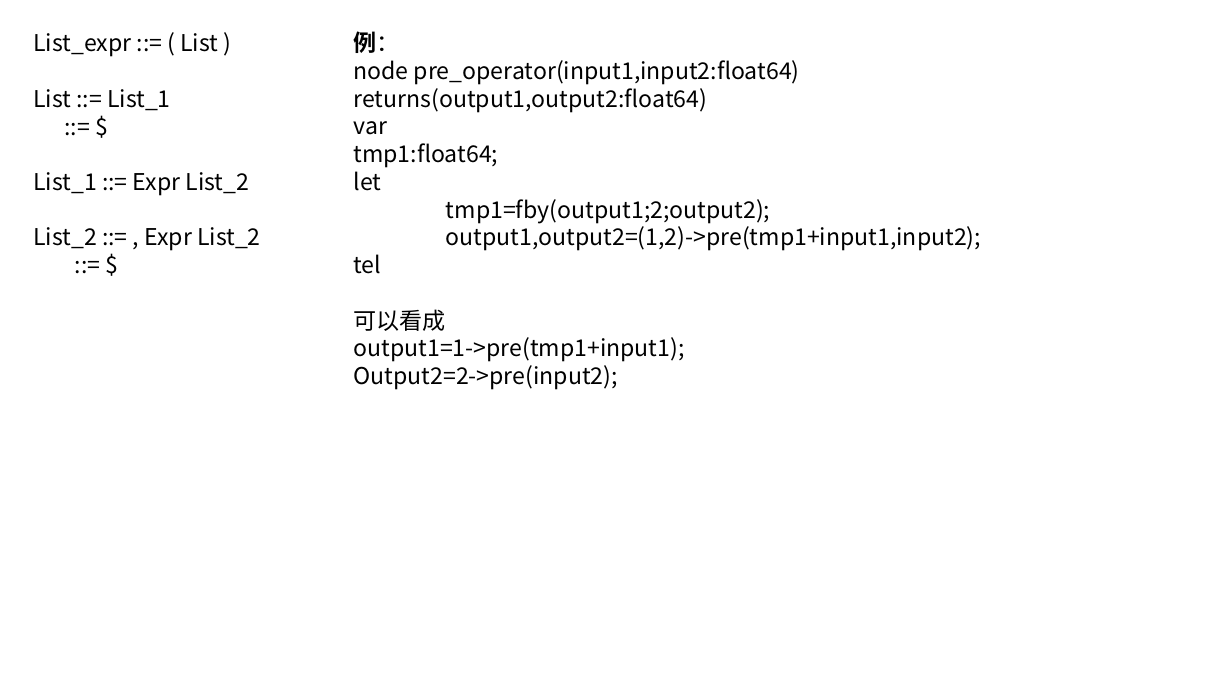
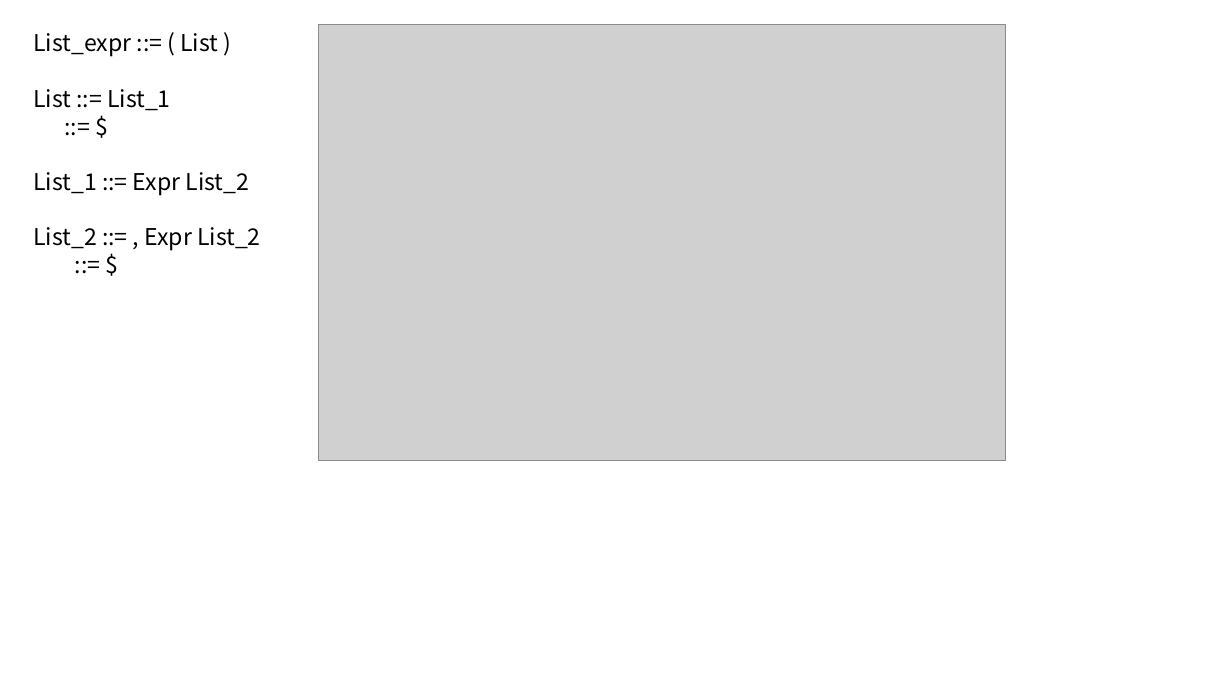
Before and after one commit to 6kuai300gmbzhc/SCADE2C, a slide deck: slide 25 of docs/scade.pptx. Drawn at 1232x693 pixels with LibreOffice and Linux fonts; fonts in the diff are those of the drawing; grey boxes stand for pictures. Boxes give left, top, right and bottom in pixels: in the first picture for what was removed or moved away, otherwise in the second. Text is boxed around its words. In the diff, an @@ line names an element or a change of style, - is before the commit and + after.

```diff
--- a/docs/scade.pptx
+++ b/docs/scade.pptx
@@ picture added at <box>318,24,1005,460</box> @@
@@ text removed at <box>354,31,981,390</box> @@
-例：
-node pre_operator(input1,input2:float64) returns(output1,output2:float64)
-var
-tmp1:float64;
-let
-tmp1=fby(output1;2;output2);
-output1,output2=(1,2)->pre(tmp1+input1,input2);
-tel
-可以看成
-output1=1->pre(tmp1+input1);
-Output2=2->pre(input2);
```
Also in this commit, not shown: 1 slide added, 8 other files.
